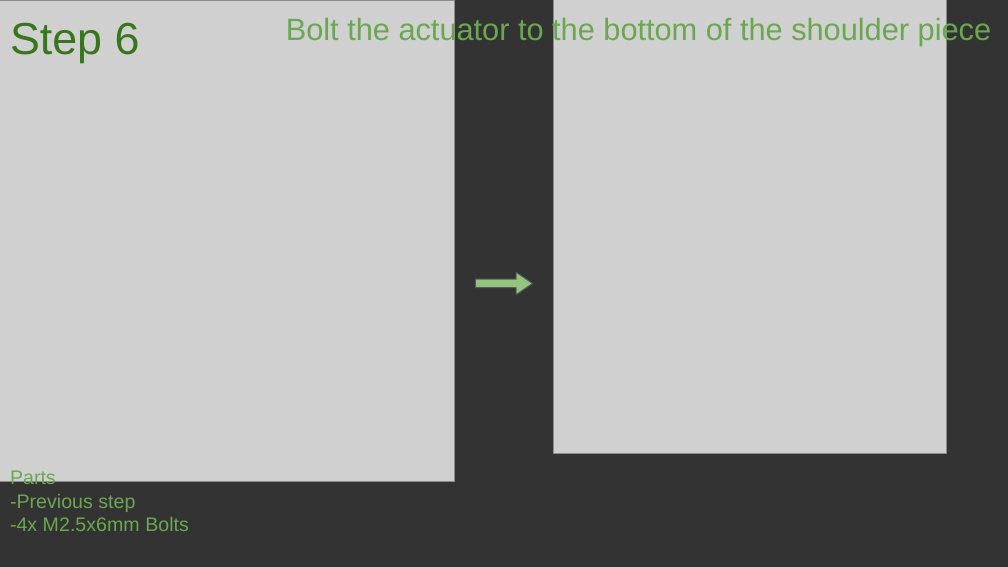
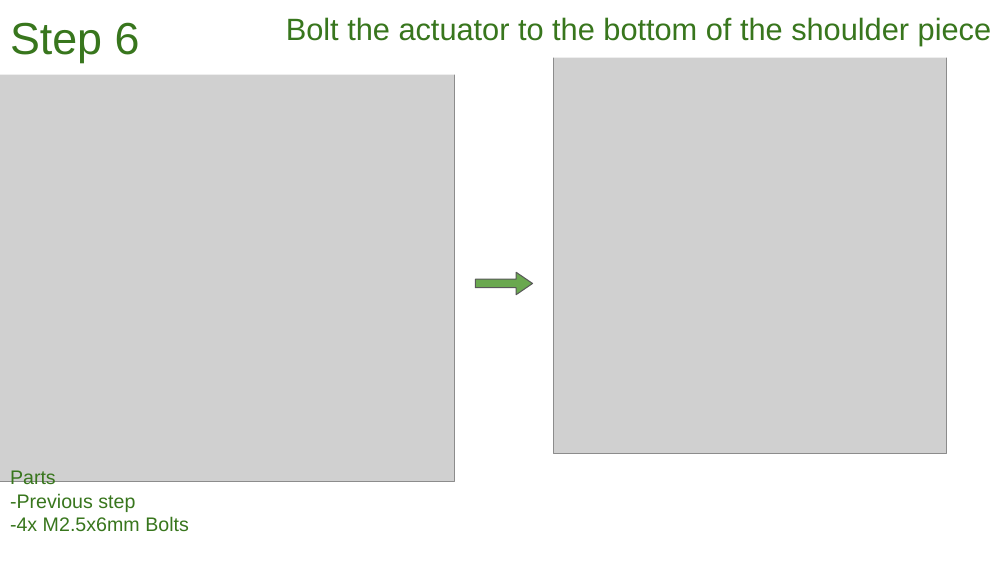
Before and after one commit to balu-lab/cabs-PETFAB-Hammer-Joshua, a slide deck: slide 34 of Assembly Instructions/All Assembly Instructions.pptx. Drawn at 1008x567 pixels with LibreOffice and Linux fonts; fonts in the diff are those of the drawing; grey boxes stand for pictures. Boxes give left, top, right and bottom in pixels: in the first picture for what was removed or moved away, otherwise in the second. Text is boxed around its words. In the diff, an @@ line names an element or a change of style, - is before the commit and + after.

```diff
--- a/Assembly Instructions/All Assembly Instructions.pptx
+++ b/Assembly Instructions/All Assembly Instructions.pptx
@@ background #333333 to #FFFFFF @@
@@ rectangle "Step 6": place and size @@
-rectangle "Step 6" at [10, 22, 140, 63]
+rectangle "Step 6" at [0, 0, 540, 75]
@@ rectangle "Step 6" at [0, 0, 540, 75]: fill none to #FFFFFF @@
@@ rectangle "Bolt the actuator to the ...": place and size @@
-rectangle "Bolt the actuator to the ..." at [286, 16, 992, 46]
+rectangle "Bolt the actuator to the ..." at [276, 0, 1008, 57]
@@ rectangle "Bolt the actuator to the ..." at [276, 0, 1008, 57]: text colour #6AA84F to #38761D; fill none to #FFFFFF @@
@@ right arrow at [476, 272, 533, 294]: fill #93C47D to #6AA84F @@
@@ text "Parts -Previous step -4x M2.5x6mm ..." at [10, 470, 189, 532]: text colour #6AA84F to #38761D @@
```
Also in this commit, not shown: 82 other slides changed, 1 other file.
